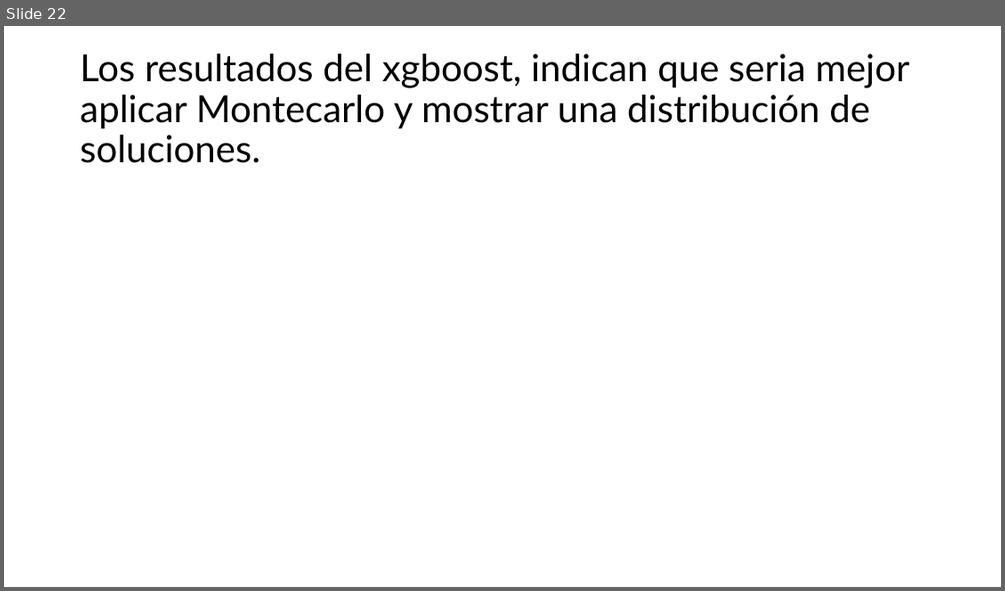
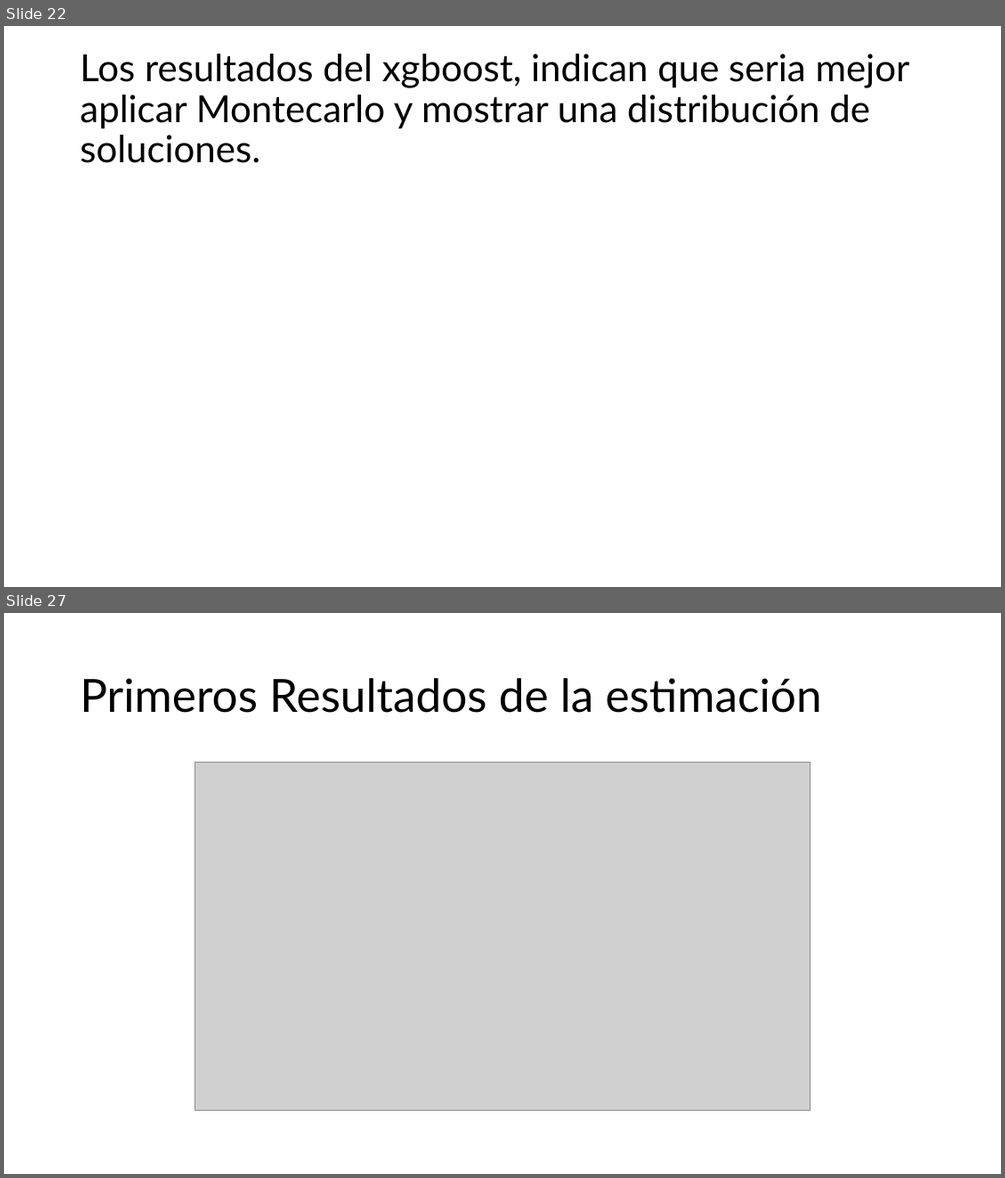
Before and after one commit to Igrojas/Proyecto-Tesina-Estimacion-Geologica, a slide deck: Presentación/Boceto Presentación - Tesina.pptx. Shown one above the other, each under a label of ours: slide 22 before the commit, slides 22 and 27 after it; the slides between them are not shown. The pictures are 1005x591 and 1005x1178 pixels, drawn with LibreOffice and Linux fonts; fonts in the diff are those of the drawing; grey boxes stand for pictures. Boxes give left, top, right and bottom in pixels: in the first picture for what was removed or moved away, otherwise in the second. Text is boxed around its words. In the diff, an @@ line names an element or a change of style, - is before the commit and + after.

Commit message:
Actualización de scripts, datos y resultados de validación espacial

```diff
--- a/Presentación/Boceto Presentación - Tesina.pptx
+++ b/Presentación/Boceto Presentación - Tesina.pptx
@@ slide 27 added at [4,613,1001,1174], background #FFFFFF @@
@@ title added at [80,678,822,713], 44 pt, text #000000 @@
+Primeros Resultados de la estimación
@@ picture added at [195,763,810,1111] @@
```
Also in this commit, not shown: 7 other slides added, 35 other files.
